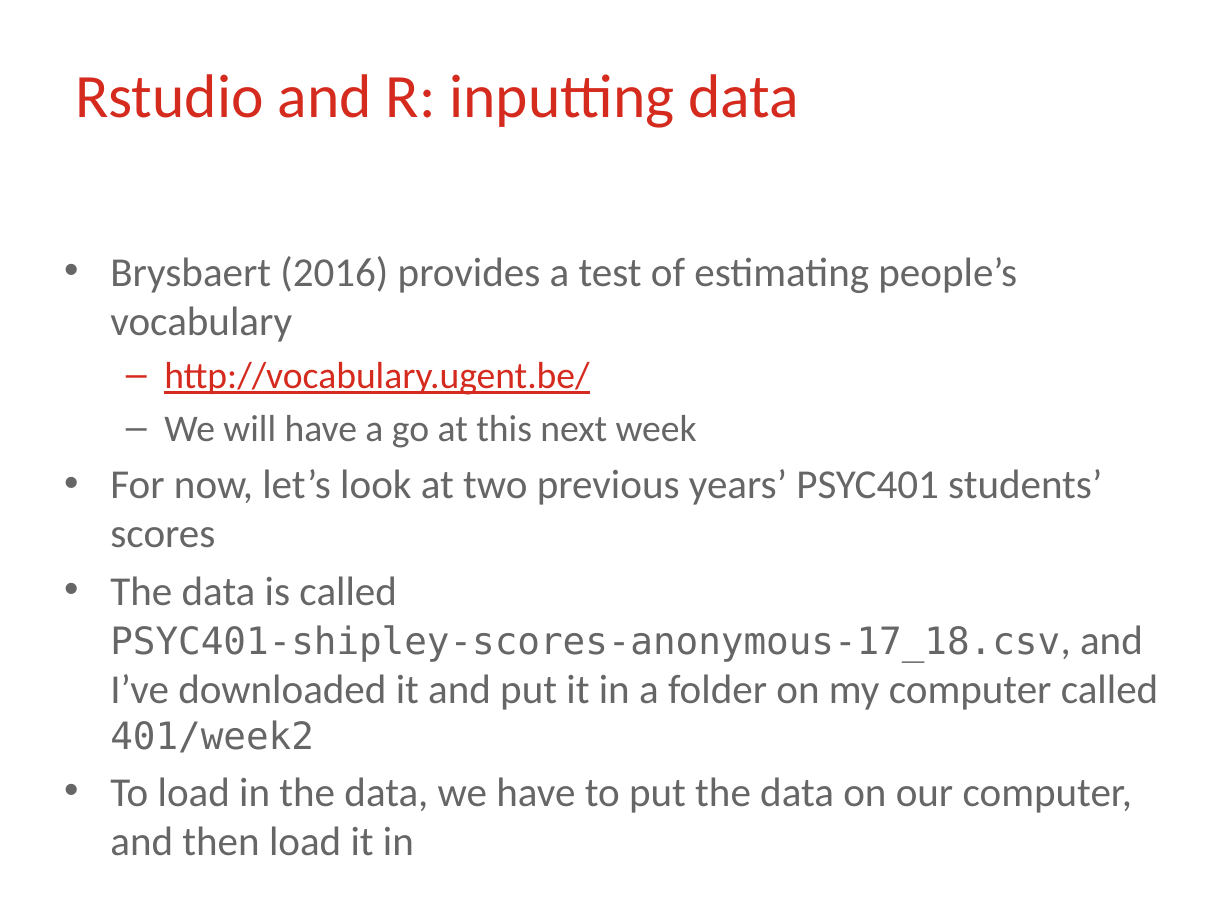
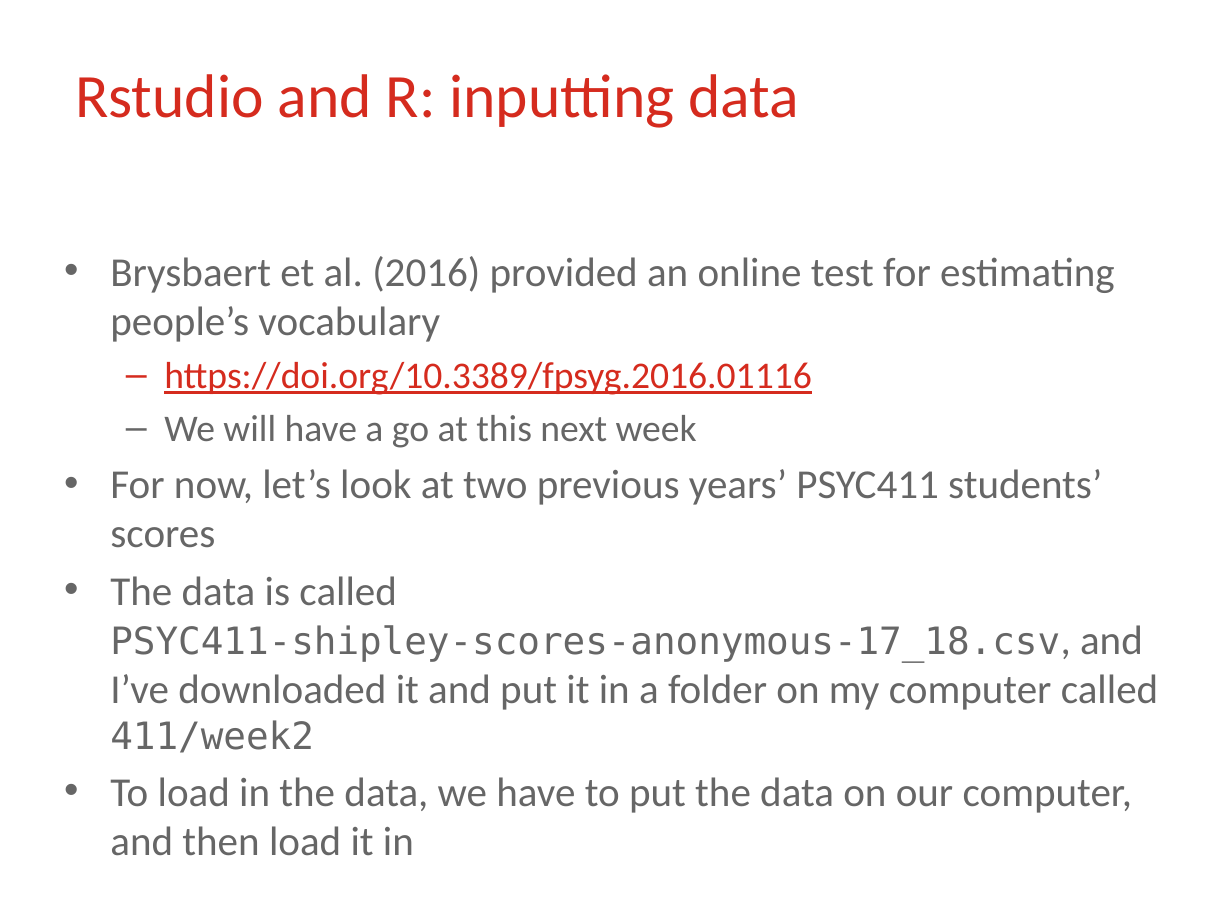
Before and after one commit to lu-psy-r/MSc, a slide deck: slide 5 of PSYC411/part1/ppt/wk2/PSYC411 Lecture week2 part3 handout.pptx. Drawn at 1232x924 pixels with LibreOffice and Linux fonts; fonts in the diff are those of the drawing; background and template pictures are left out. Boxes give left, top, right and bottom in pixels: in the first picture for what was removed or moved away, otherwise in the second. Text is boxed around its words. In the diff, an @@ line names an element or a change of style, - is before the commit and + after.

Commit message:
update week 2 powerpoint

```diff
--- a/PSYC411/part1/ppt/wk2/PSYC411 Lecture week2 part3 handout.pptx
+++ b/PSYC411/part1/ppt/wk2/PSYC411 Lecture week2 part3 handout.pptx
@@ text at <box>110,256,1115,395</box>: text changed @@
-• Brysbaert (2016) provides a test of estimating people’s vocabulary
-  – http://vocabulary.ugent.be/
+• Brysbaert et al. (2016) provided an online test for estimating people’s vocabulary
+  – https://doi.org/10.3389/fpsyg.2016.01116
@@ text at <box>110,469,1158,753</box>: text changed @@
-• For now, let’s look at two previous years’ PSYC401 students’ scores
-• The data is called PSYC401-shipley-scores-anonymous-17_18.csv, and I’ve downloaded it and put it in a folder on my computer called 401/week2
+• For now, let’s look at two previous years’ PSYC411 students’ scores
+• The data is called PSYC411-shipley-scores-anonymous-17_18.csv, and I’ve downloaded it and put it in a folder on my computer called 411/week2
```
Also in this commit, not shown: 5 other slides changed, 7 other files.
